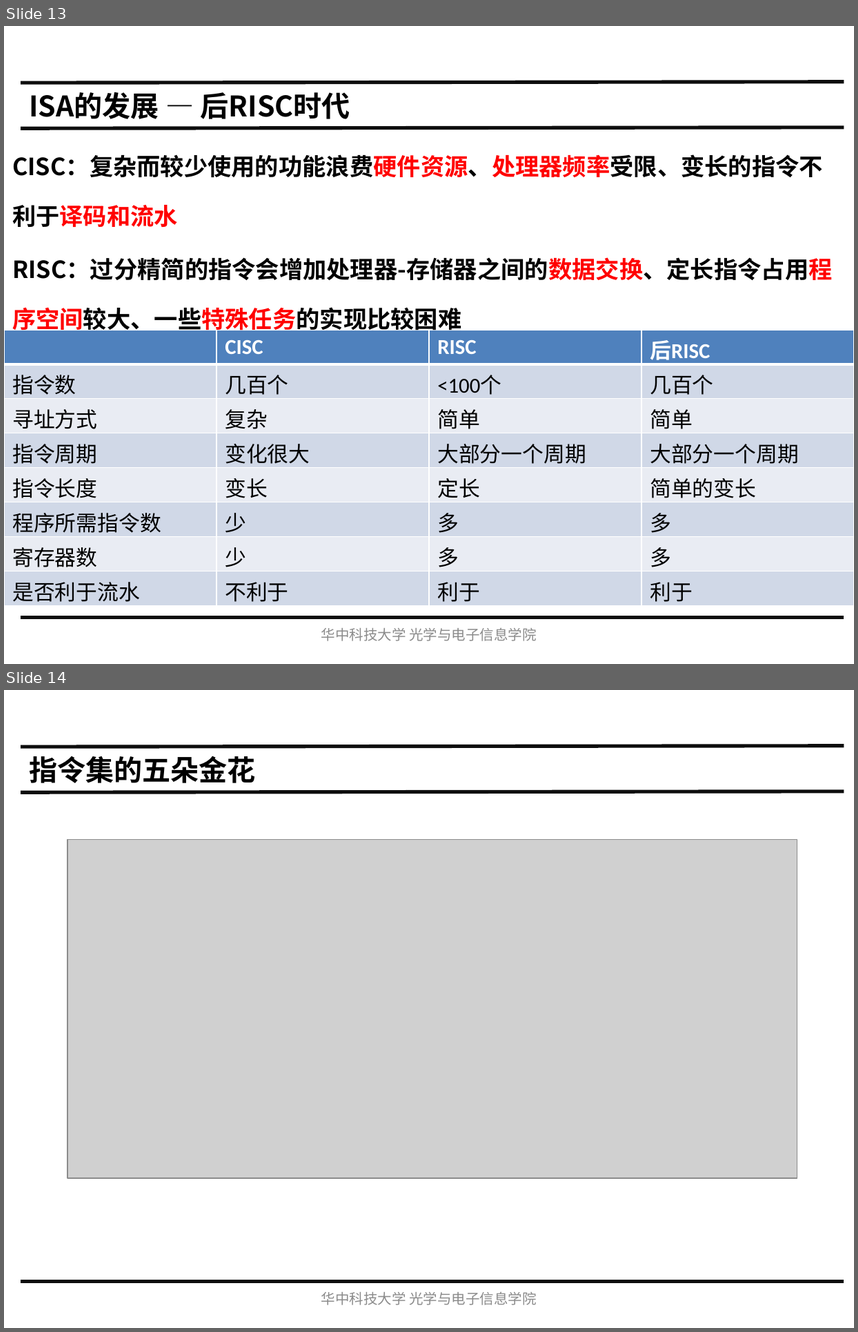
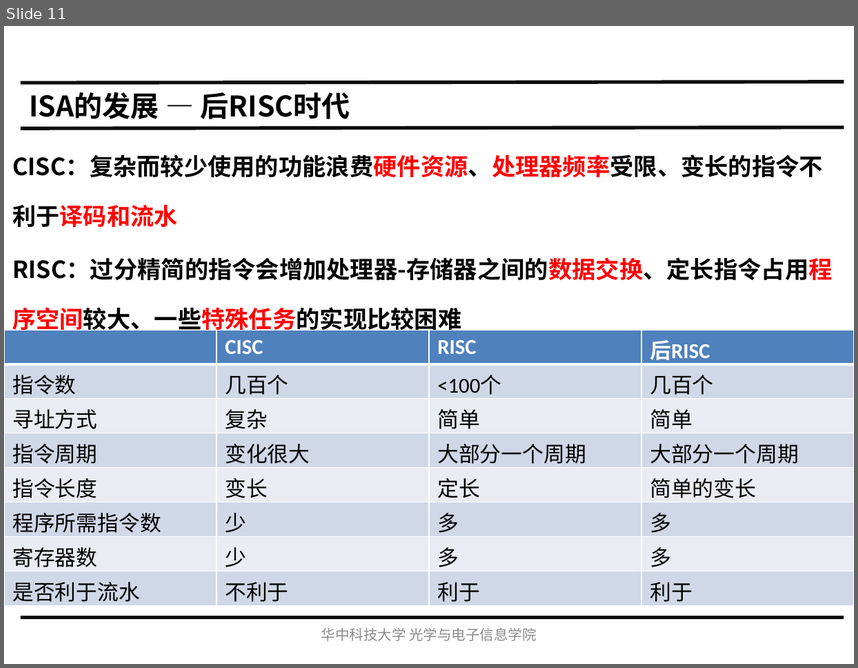
Before and after one commit to hust-gaoyujing/ic_resource, a slide deck: ic_design/computer organization and design/PPT/Ch2 指令集体系结构A_主流ISA (1).pptx. Shown one above the other, each under a label of ours: slides 13 and 14 before the commit, slide 11 after it. The pictures are 858x1332 and 858x668 pixels, drawn with LibreOffice and Linux fonts; fonts in the diff are those of the drawing; grey boxes stand for pictures. Boxes give left, top, right and bottom in pixels: in the first picture for what was removed or moved away, otherwise in the second. Text is boxed around its words. In the diff, an @@ line names an element or a change of style, - is before the commit and + after.

```diff
--- a/ic_design/computer organization and design/PPT/Ch2 指令集体系结构A_主流ISA (1).pptx
+++ b/ic_design/computer organization and design/PPT/Ch2 指令集体系结构A_主流ISA (1).pptx
@@ slide 14 removed at [4, 690, 854, 1328], background #FFFFFF @@
@@ line removed from (21, 747) to (844, 746) @@
@@ text removed at [29, 756, 256, 783] @@
-指令集的五朵金花
@@ line removed from (21, 792) to (844, 791) @@
@@ picture removed at [67, 840, 797, 1178] @@
@@ line removed from (21, 1281) to (844, 1281) @@
@@ text removed at [321, 1292, 537, 1305] @@
-华中科技大学 光学与电子信息学院
@@ what was slide 13 is now slide 11 @@
```
Also in this commit, not shown: 1 slide changed, 21 other slides removed, 1 other file.
